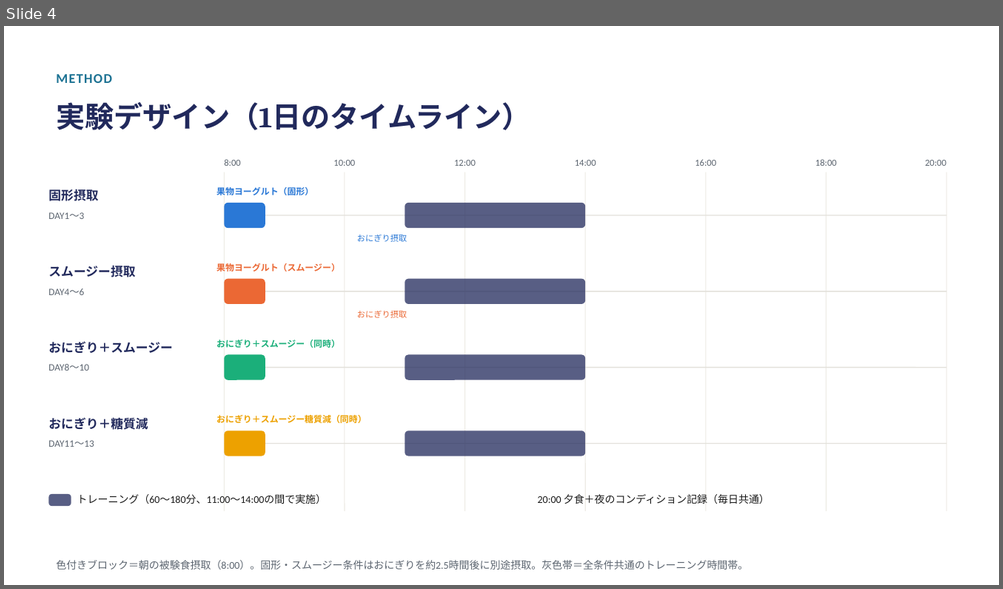
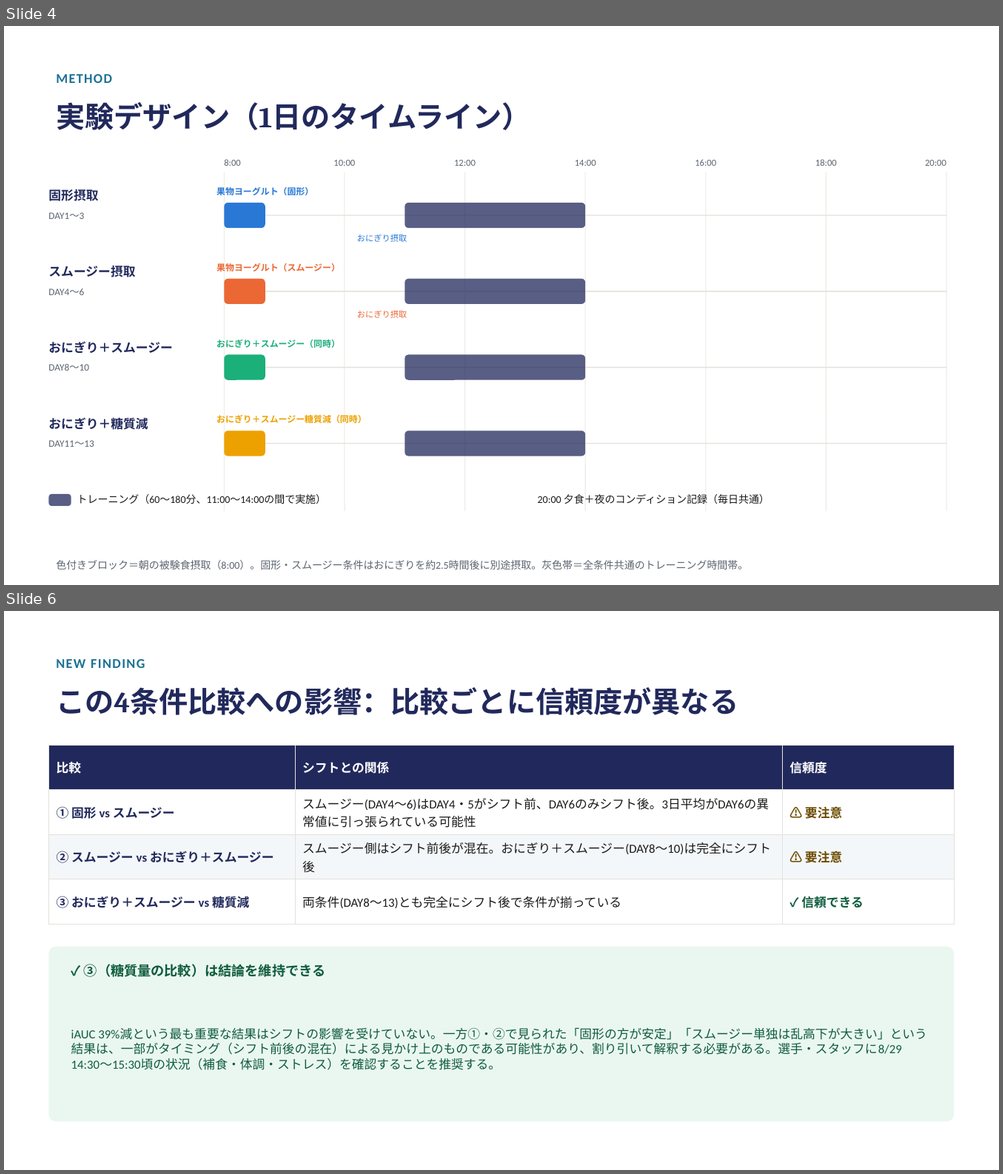
Before and after one commit to atsuh2022-ux/AK, a slide deck: analysis/slides/血糖値比較分析.pptx. Shown one above the other, each under a label of ours: slide 4 before the commit, slides 4 and 6 after it; the slides between them are not shown. The pictures are 1003x589 and 1003x1174 pixels, drawn with LibreOffice and Linux fonts; fonts in the diff are those of the drawing. Boxes give left, top, right and bottom in pixels: in the first picture for what was removed or moved away, otherwise in the second. Text is boxed around its words. In the diff, an @@ line names an element or a change of style, - is before the commit and + after.

```diff
--- a/analysis/slides/血糖値比較分析.pptx
+++ b/analysis/slides/血糖値比較分析.pptx
@@ slide 6 added at bbox=[4, 611, 999, 1170], background #FFFFFF @@
@@ text added at bbox=[56, 659, 145, 668], 13 pt, text #1C7293, bold @@
+NEW FINDING
@@ text added at bbox=[56, 687, 738, 715], 28 pt, text #21295C, bold @@
+この4条件比較への影響：比較ごとに信頼度が異なる
@@ table added at bbox=[48, 745, 954, 924], 4 rows, 3 columns @@
+比較 | シフトとの関係 | 信頼度
+① 固形 vs スムージー | スムージー(DAY4〜6)はDAY4・5がシフト前、DAY6のみシフト後。3日平均がDAY6の異常値に引っ張られている可能性 | ⚠ 要注意
+② スムージー vs おにぎり＋スムージー | スムージー側はシフト前後が混在。おにぎり＋スムージー(DAY8〜10)は完全にシフト後 | ⚠ 要注意
+③ おにぎり＋スムージー vs 糖質減 | 両条件(DAY8〜13)とも完全にシフト後で条件が揃っている | ✓ 信頼できる
@@ rounded rectangle added at bbox=[48, 947, 954, 1122], fill #EAF7F0 @@
@@ text added at bbox=[84, 964, 325, 977], 13 pt, text #0F5C3D, bold @@
+✓ ③（糖質量の比較）は結論を維持できる
@@ text added at bbox=[71, 1029, 927, 1071], 12 pt, text #0F5C3D @@
+iAUC 39%減という最も重要な結果はシフトの影響を受けていない。一方①・②で見られた「固形の方が安定」「スムージー単独は乱高下が大きい」という結果は、一部がタイミング（シフト前後の混在）による見かけ上のものである可能性があり、割り引いて解釈する必要がある。選手・スタッフに8/29 14:30〜15:30頃の状況（補食・体調・ストレス）を確認することを推奨する。
```
Also in this commit, not shown: 9 slides changed, 1 other slide added, 9 other files.
